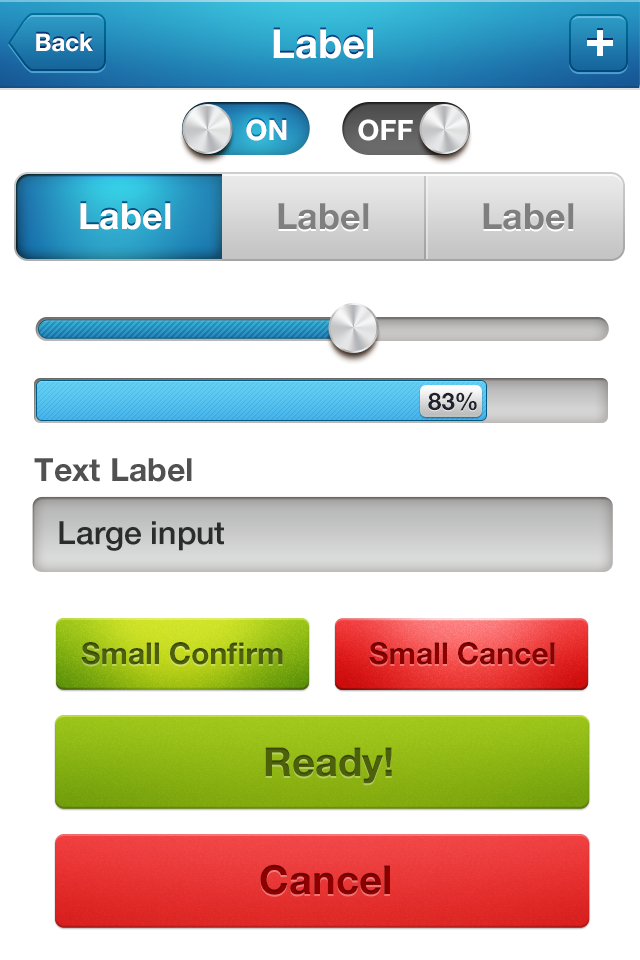
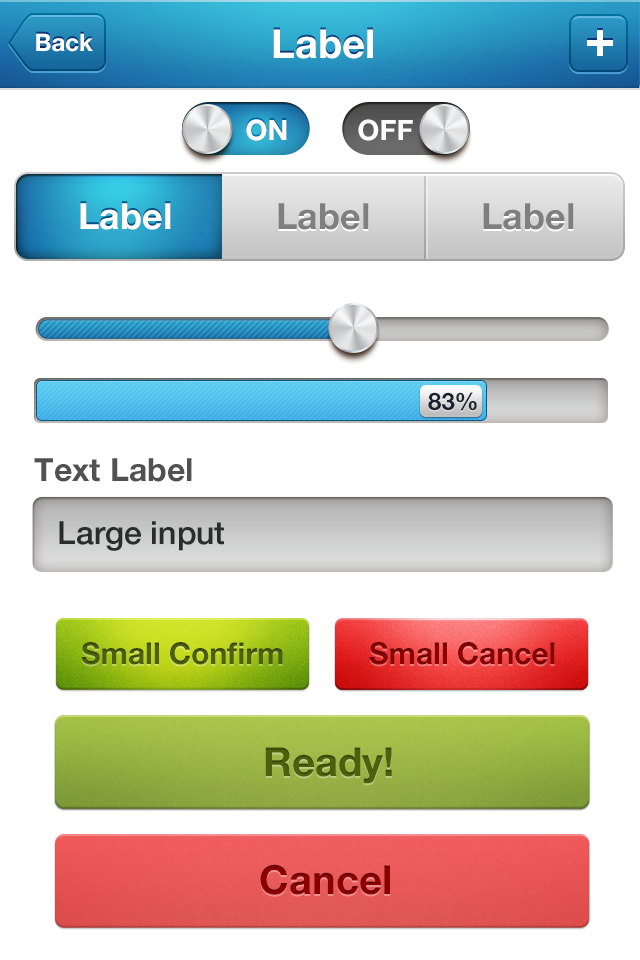
Revision of a layered 640×960 image; what changed, layer by layer:
"Layer 118": opacity 16% → 20% over (54, 715, 590, 809)
painted on "Gradient Fill 4 copy 3" over (55, 715, 590, 809)
"Layer 114" (1st of 2, in "BUTTONS" › "LARGE" › "RED" › "Group 1"): opacity 34% → 20% over (55, 834, 590, 928)
painted on "Gradient Fill 4 copy 4" (1st of 2, in "BUTTONS" › "LARGE" › "RED" › "Group 1") over (55, 834, 590, 928)
added group "DONE" with 6 layers in group "LARGE" over (54, 715, 590, 809)
added layer "Done" in group "DONE" over (277, 746, 375, 776)
added group "Group 1" (2nd of 2, in "BUTTONS" › "LARGE" › "DONE") with 4 layers in group "DONE" over (54, 715, 590, 809)
added layer "Layer 114" (2nd of 2, in "BUTTONS" › "LARGE" › "DONE" › "Group 1") (overlay, 20%) in group "Group 1" over (54, 715, 590, 809)
added layer "Gradient Fill 4 copy 4" (2nd of 2, in "BUTTONS" › "LARGE" › "DONE" › "Group 1") in group "Group 1" over (55, 715, 590, 809)
